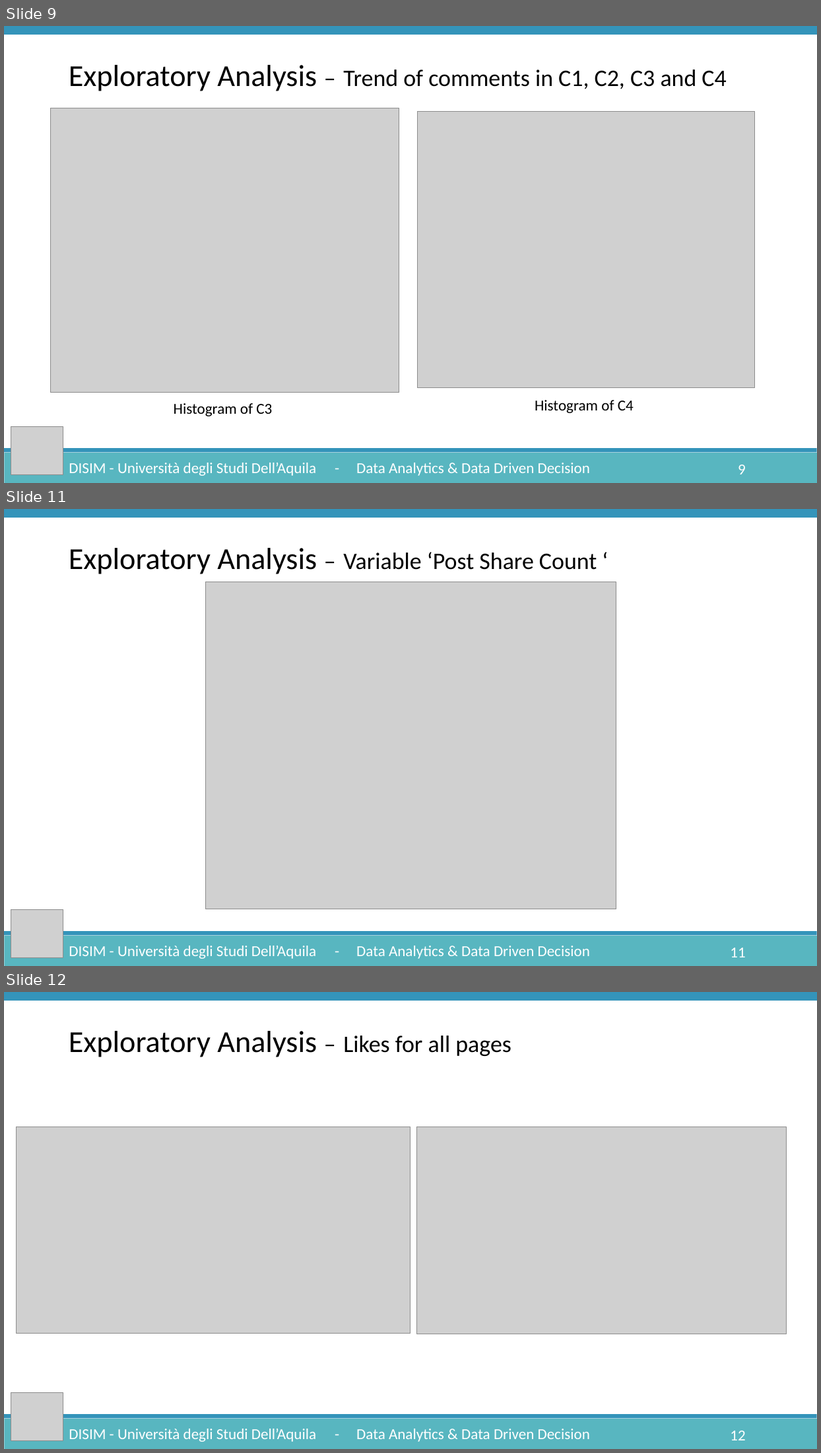
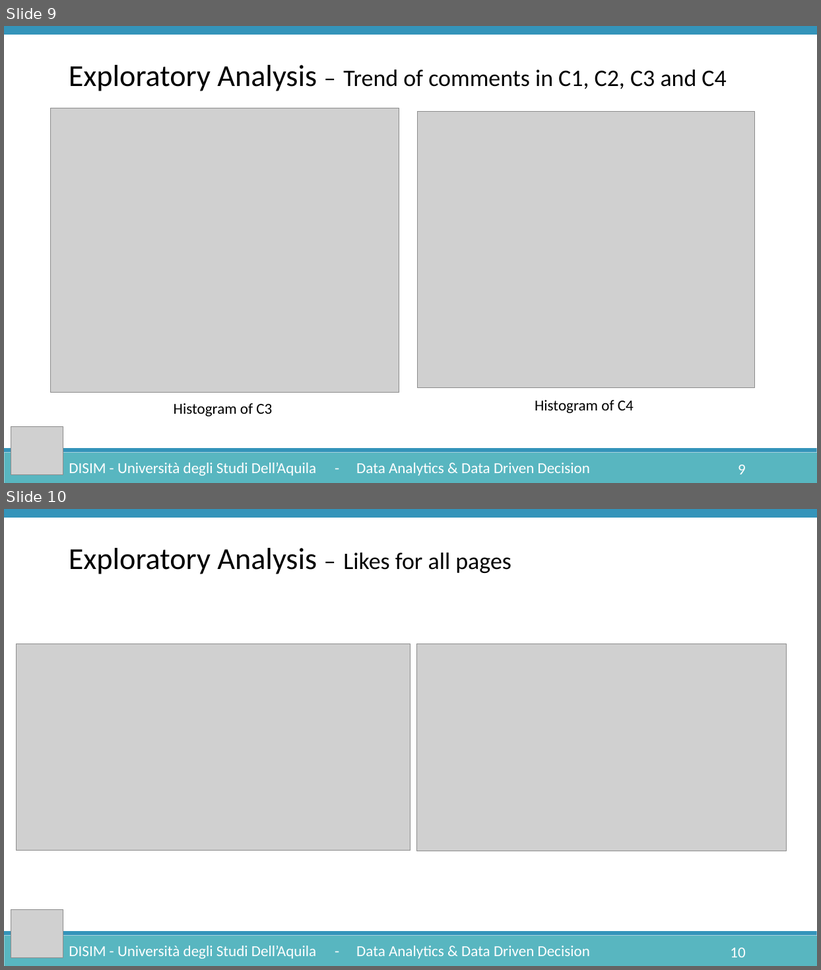
Before and after one commit to Lucgril/Data_Analytics, a slide deck: Documentation/DataAnalytics.pptx. Shown one above the other, each under a label of ours: slides 9, 11 and 12 before the commit, slides 9 and 10 after it; the slides between them are not shown. The pictures are 821x1453 and 821x970 pixels, drawn with LibreOffice and Linux fonts; fonts in the diff are those of the drawing; grey boxes stand for pictures. Boxes give left, top, right and bottom in pixels: in the first picture for what was removed or moved away, otherwise in the second. Text is boxed around its words. In the diff, an @@ line names an element or a change of style, - is before the commit and + after.

```diff
--- a/Documentation/DataAnalytics.pptx
+++ b/Documentation/DataAnalytics.pptx
@@ slide 11 removed at (4, 509, 817, 966), background #FFFFFF; not listed: 2 template elements that a slide beside it also shows @@
@@ rectangle removed at (4, 509, 817, 518) @@
@@ text removed at (69, 548, 597, 574) @@
-Exploratory Analysis – Variable ‘Post Share Count ‘
@@ picture removed at (205, 582, 616, 910) @@
@@ picture removed at (11, 910, 63, 958) @@
@@ text removed at (69, 946, 316, 959) @@
-DISIM - Università degli Studi Dell’Aquila
@@ text removed at (356, 946, 590, 959) @@
-- Data Analytics & Data Driven Decision
@@ page number removed at (730, 948, 745, 958) @@
-11
@@ what was slide 12 is now slide 10 @@
@@ page number at (730, 948, 745, 958): text changed @@
-12
+10
```
Also in this commit, not shown: 1 other slide removed, 2 other files.
